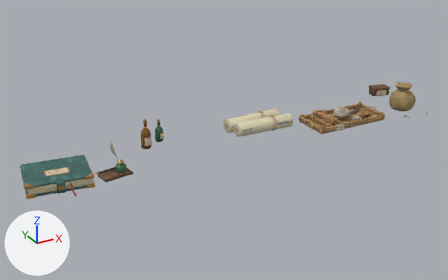
What one commit did to the glTF model assets/midstyle_test/rook_counter_stock.gltf.
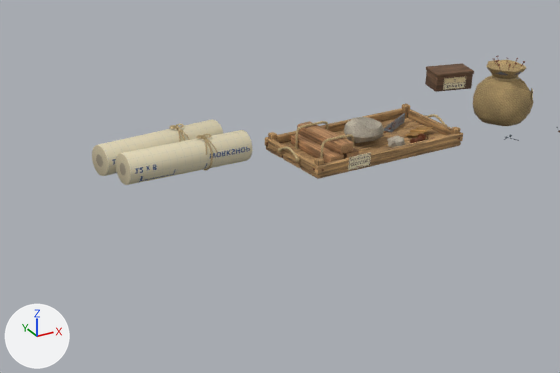
The first picture shows the older version from a 50 mm lens placed at (-2.02, -2.13, 2.97), pointed at (-0.04, 1.47, 1.17). The close-ups show the older and then the newer version on the part from 41% to 95% of the width and 20% to 78% of the height of that picture. Only the edits that show in the close-ups are written down. Every picture has the same lights, and +X, +Y and +Z are marked at lower left. Vertices at exactly the same position are counted once.

Script lines for the objects in view, before the commit:
```python
me_board = bpy.data.meshes.new('Board')
me_board.from_pydata(...)  # 5304 vertices, 10066 faces; spans x -1.47..1.75, y 1.18..1.8, z 1.15..1.43
me_board.materials.append(mat_rookbookcloth)
me_board.materials.append(mat_rookpageedge)
me_board.materials.append(mat_rookbronze)
me_board.materials.append(mat_rooklabels)
me_board.materials.append(mat_rookribbon)
me_board.materials.append(mat_rookwalnut)
me_board.materials.append(mat_rookglassgreen)
me_board.materials.append(mat_rookquill)
me_board.materials.append(mat_rookglassamber)
me_board.materials.append(mat_rookcork)
me_board.materials.append(mat_rooktwine)
me_board.materials.append(mat_rookplanpaper)
me_board.materials.append(mat_rookplanend)
me_board.materials.append(mat_rookcratepine)
me_board.materials.append(mat_rookiron)
me_board.materials.append(mat_rooktimberlight)
me_board.materials.append(mat_rookendgrain)
me_board.materials.append(mat_rooktimbermid)
me_board.materials.append(mat_rookstone)
me_board.materials.append(mat_rookink)
me_board.materials.append(mat_rookburlap)
ob_rook_counter = bpy.data.objects.new('ROOK_COUNTER', me_board)
ob_rook_counter.location = (0.0, 0.0, 0.0)
```
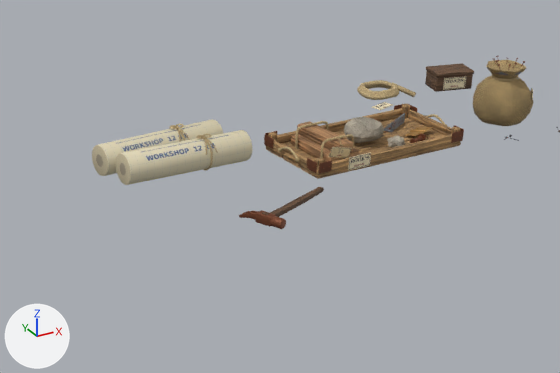
What the commit changed:
me_board is used by ob_rook_counter; location (0.0, 0.0, 0.0).
me_board had 5304 vertices, 10066 faces and spanned x -1.47..1.75, y 1.18..1.8, z 1.15..1.43.
me_board now has 7206 vertices, 13698 faces and spans x -1.47..1.75, y 0.99..1.88, z 1.15..1.43.
me_board part 1: the loose piece of 8 vertices spanning x 0.8..0.88, y 1.25, z 1.16..1.2 is copied, and the copy is scaled about its middle by (0.811, 0.978, 0.808), then moved by (-0.06, 0.02, 0.04); it spans x 0.74..0.81, y 1.26..1.28, z 1.19..1.24.
me_board part 2: the loose piece of 24 vertices spanning x 0.68..0.7, y 1.26..1.28, z 1.15..1.21 is copied, and the copy is scaled about its middle by (0.1, 2.4, 0.602), then moved by (-0.02, 0.01, 0.01), in mat_rookiron; it spans x 0.67, y 1.25..1.3, z 1.17..1.21.
me_board part 3: the loose piece of 24 vertices spanning x 0.68..0.7, y 1.26..1.28, z 1.15..1.21 is copied, and the copy is scaled about its middle by (2.4, 0.1, 0.602), then moved by (0.01, -0.02, 0.01), in mat_rookiron; it spans x 0.68..0.73, y 1.25, z 1.17..1.21.
me_board part 4: the loose piece of 24 vertices spanning x 0.68..0.7, y 1.52..1.54, z 1.15..1.21 is copied, and the copy is scaled about its middle by (0.1, 2.4, 0.602), then moved by (-0.02, -0.01, 0.01), in mat_rookiron; it spans x 0.67, y 1.5..1.54, z 1.17..1.21.
me_board part 5: the loose piece of 24 vertices spanning x 1.26..1.28, y 1.26..1.28, z 1.15..1.21 is copied, and the copy is scaled about its middle by (2.4, 0.1, 0.602), then moved by (-0.01, -0.02, 0.01), in mat_rookiron; it spans x 1.24..1.29, y 1.25, z 1.17..1.21.
me_board part 6: the loose piece of 56 vertices spanning x -1.01..-0.79, y 1.29..1.43, z 1.15..1.17 is copied, and the copy is scaled about its middle by (-0.14, -0.411, 2.3), then moved by (1.23, -0.31, 0.01), in mat_rookiron; it spans x 0.31..0.35, y 1.02..1.08, z 1.15..1.18.
me_board part 7: 782 vertices added at x 0.29..1.49, y 0.99..1.88, z 1.15..1.25.
me_board part 8: 1118 kept faces spanning x -1.33..1.75, y 1.18..1.8, z 1.15..1.36 get new texture (UV) coordinates.
Other edits to the shape of me_board do not show in these pictures.

What differs and where, as boxes (x1, y1, x2, y2) in the close-ups (560 x 373 px):
'ROOK_COUNTER', reshaped
    before: (92, 56, 560, 185)
    after: (92, 56, 560, 229)
part 1 of me_board, added
    after: (329, 147, 352, 158)
part 2 of me_board, added
    after: (307, 158, 317, 173)
part 3 of me_board, added
    after: (319, 161, 332, 174)
part 4 of me_board, added
    after: (264, 135, 274, 149)
part 5 of me_board, added
    after: (451, 130, 464, 143)
part 6 of me_board, added
    after: (255, 210, 276, 227)
part 7 of me_board, added
    after: (239, 80, 416, 229)
part 8 of me_board, surface changed
    both: (110, 65, 468, 183)
